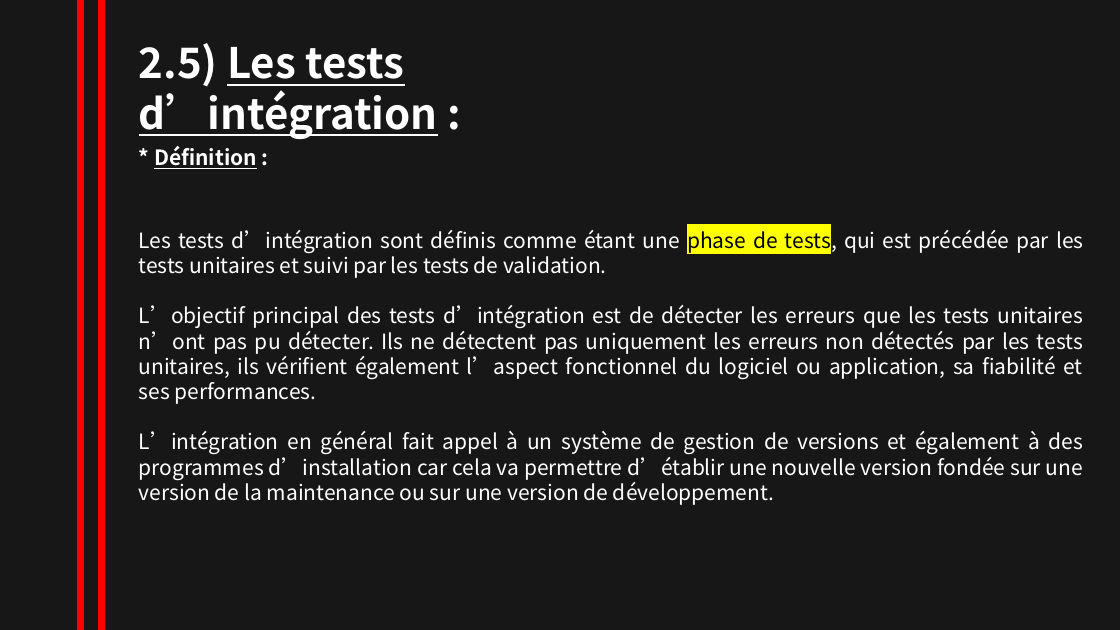
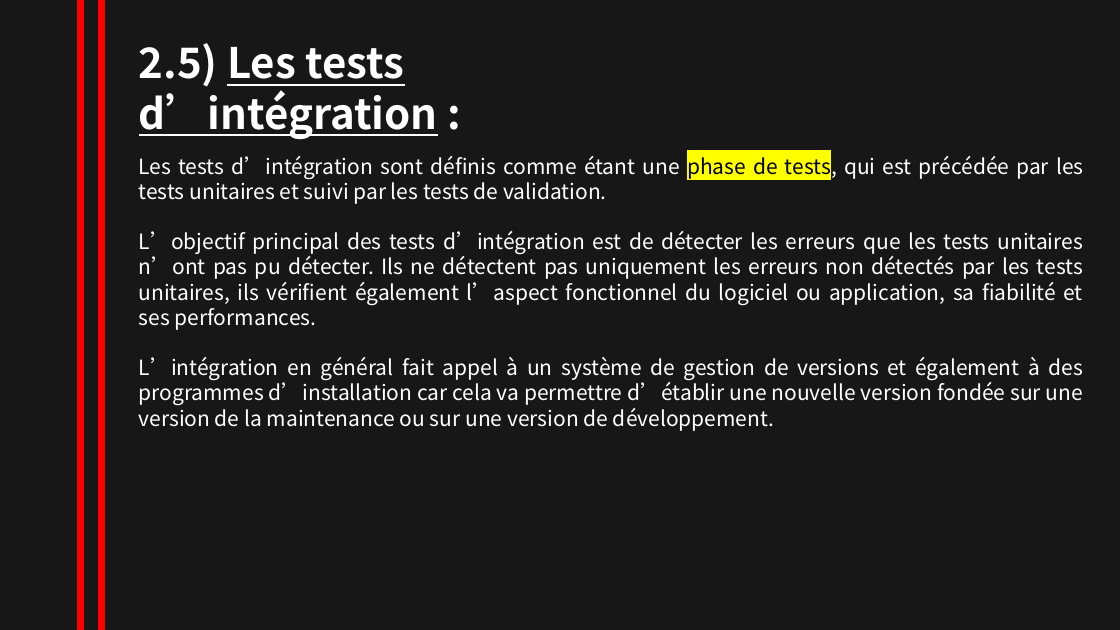
Before and after one commit to NesrineZitouni11/nesrine_zitouni, a slide deck: slide 15 of TRAVAUX/powerpointRevisionISTQB.pptx. Drawn at 1120x630 pixels with LibreOffice and Linux fonts; fonts in the diff are those of the drawing. Boxes give left, top, right and bottom in pixels: in the first picture for what was removed or moved away, otherwise in the second. Text is boxed around its words. In the diff, an @@ line names an element or a change of style, - is before the commit and + after.

```diff
--- a/TRAVAUX/powerpointRevisionISTQB.pptx
+++ b/TRAVAUX/powerpointRevisionISTQB.pptx
@@ text "Les tests d’intégration sont définis ...": place and size @@
-text "Les tests d’intégration sont définis ..." at (139,227,1083,501)
+text "Les tests d’intégration sont définis ..." at (139,153,1083,427)
@@ text removed at (154,146,257,169) @@
-* Définition :
```
Also in this commit, not shown: 11 other slides changed, 6 slides added, 1 slide removed.
